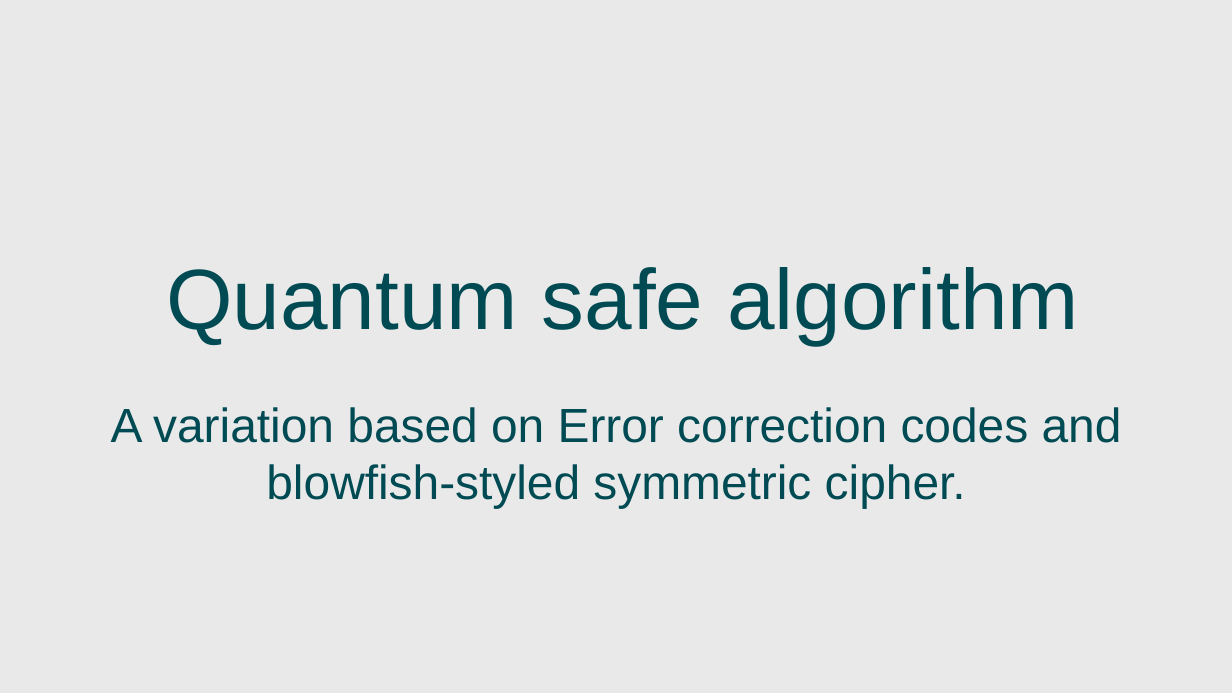
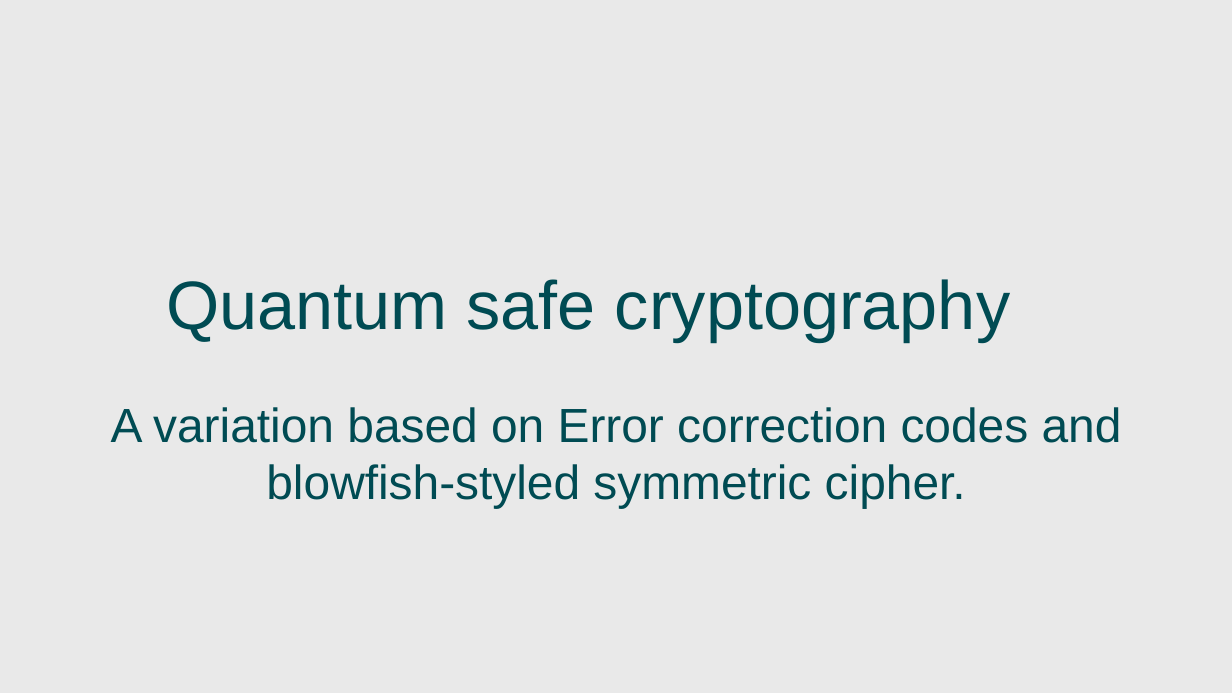
Before and after one commit to GoluKumar4024/Quantum-safe-algorithm, a slide deck: slide 1 of Final Year Project(PPT)(Group- CS41).pptx. Drawn at 1232x693 pixels with LibreOffice and Linux fonts; fonts in the diff are those of the drawing. Boxes give left, top, right and bottom in pixels: in the first picture for what was removed or moved away, otherwise in the second. Text is boxed around its words. In the diff, an @@ line names an element or a change of style, - is before the commit and + after.

```diff
--- a/Final Year Project(PPT)(Group- CS41).pptx
+++ b/Final Year Project(PPT)(Group- CS41).pptx
@@ title at (166,279,1010,341): text changed; size 50 to 40 pt @@
-Quantum safe algorithm
+Quantum safe cryptography
```
Also in this commit, not shown: 2 other files.
